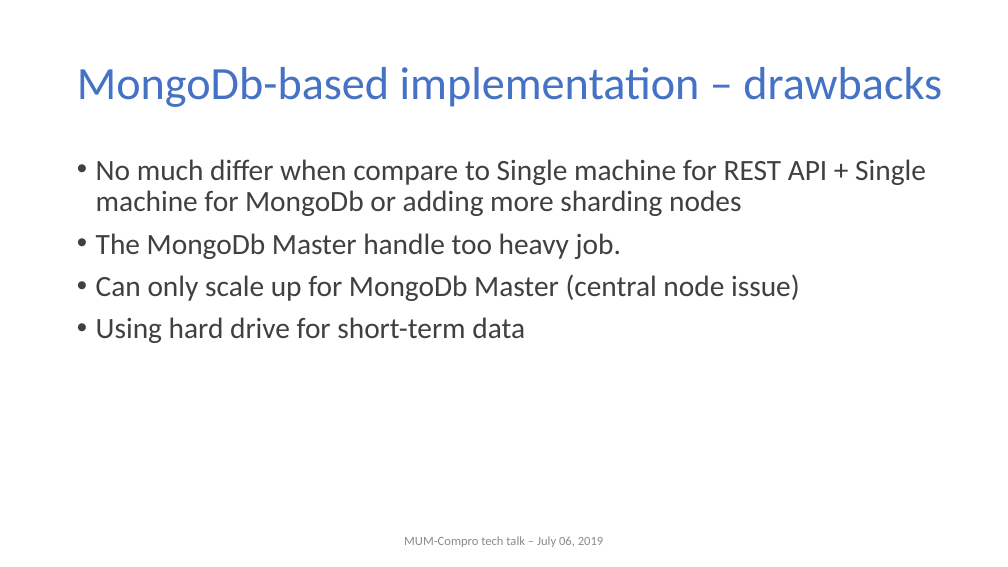
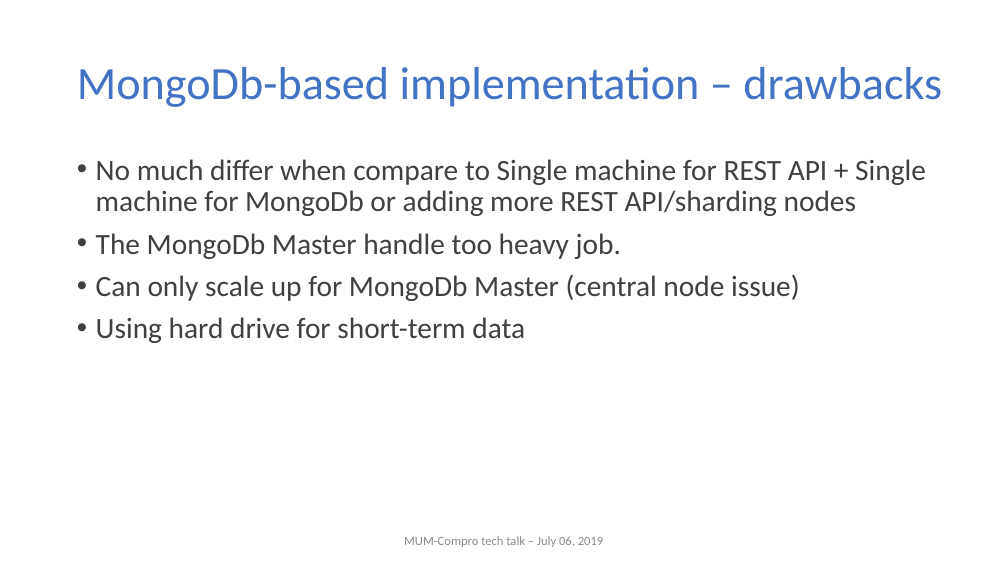
Before and after one commit to nghianghesi/hms, a slide deck: slide 15 of slide.pptx. Drawn at 1008x567 pixels with LibreOffice and Linux fonts; fonts in the diff are those of the drawing; background and template pictures are left out. Boxes give left, top, right and bottom in pixels: in the first picture for what was removed or moved away, otherwise in the second. Text is boxed around its words. In the diff, an @@ line names an element or a change of style, - is before the commit and + after.

```diff
--- a/slide.pptx
+++ b/slide.pptx
@@ text at (x1=96, y1=159, x2=926, y2=216): text changed @@
-• No much differ when compare to Single machine for REST API + Single machine for MongoDb or adding more sharding nodes
+• No much differ when compare to Single machine for REST API + Single machine for MongoDb or adding more REST API/sharding nodes
```
Also in this commit, not shown: 19 other slides changed, 1 slide added.
